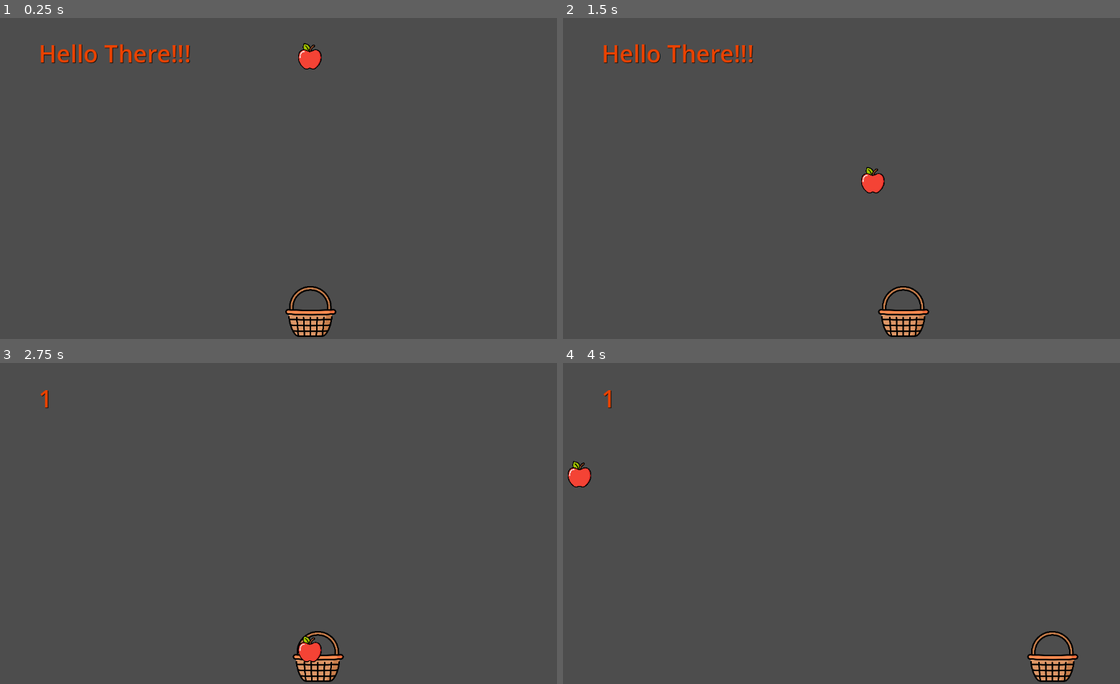
Above: before the commit, frames 1-4 (two rows, left to right).
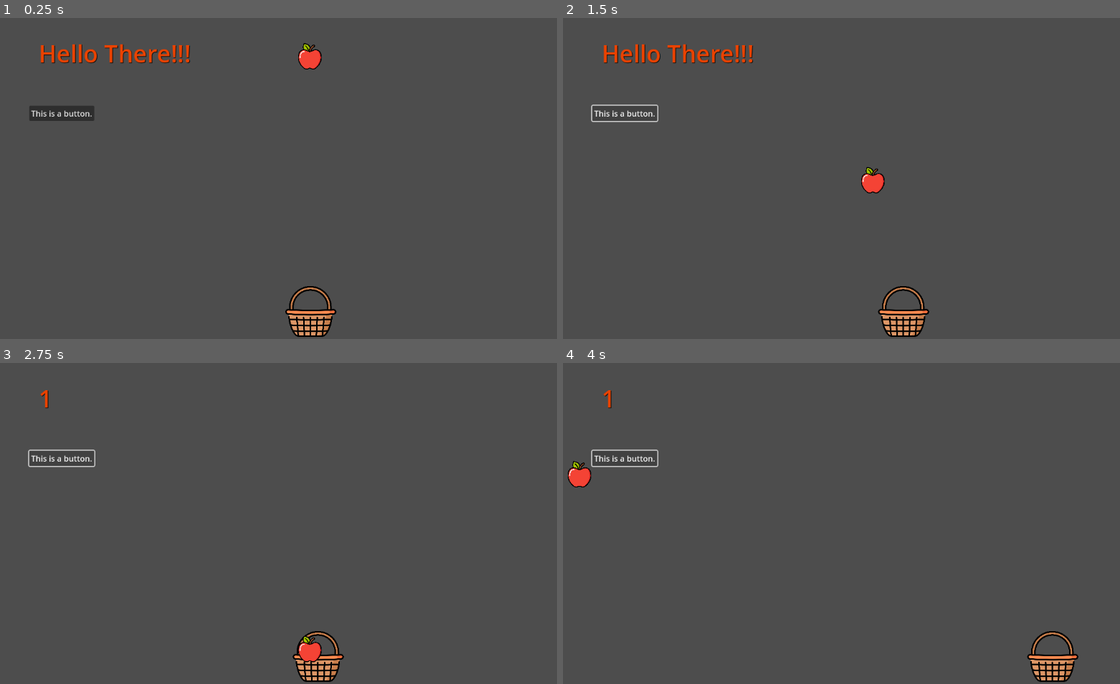
Above: after the commit, the same moments.

Repository: mchirsch/apple-basket
Game: Godot game, scene res://BetterApples.tscn
Two runs of this game, one before a commit and one after it. Both use one fixed random seed, a clock stepped at 60 frames per second and the inputs below.
Inputs (mouse positions are in pixels of both pictures, inside the frame that each line leads up to):
- Up to frame 1 (0.25 s): no input
- Up to frame 2 (1.5 s): click (624, 114) at 0.5 s, where only the run after the commit has a clickable "This is a button."; hold Right from 1.28 s (still down)
- Up to frame 3 (2.75 s): release Right at 2.03 s; hold Left from 2.03 s (still down)
- Up to frame 4 (4 s): release Left at 2.78 s; hold Right from 2.78 s (still down)

The runs differ from the first frame. In frame 1, 0.5% of the frame differs, in the area x 5-17%, y 27-33%; in frame 2, 0.2%; in frame 3, 0.2%; in frame 4, 0.2%.

Commit message:
added button, re-dist

Diff:
--- a/BetterApples.tscn
+++ b/BetterApples.tscn
@@ -1,9 +1,10 @@
-[gd_scene load_steps=7 format=3 uid="uid://uhb5fh3cahju"]
+[gd_scene load_steps=8 format=3 uid="uid://uhb5fh3cahju"]
 
 [ext_resource type="Script" uid="uid://bk1fkckd1wlru" path="res://better-basket.gd" id="1_jh2jp"]
 [ext_resource type="Texture2D" uid="uid://cwwrh0ws1ntbb" path="res://wicker-basket.png" id="2_fmegd"]
 [ext_resource type="Script" uid="uid://do4mhyp3jpo6m" path="res://better-apple.gd" id="3_uc65d"]
 [ext_resource type="Texture2D" uid="uid://b5od8lro1g2y0" path="res://apple.png" id="4_l6s4s"]
+[ext_resource type="Script" uid="uid://ddffo04u2lrcs" path="res://button.gd" id="5_fmegd"]
 
 [sub_resource type="CapsuleShape2D" id="CapsuleShape2D_jh2jp"]
 radius = 40.0
@@ -50,4 +51,13 @@
 theme_override_font_sizes/font_size = 48
 text = "Hello There!!!"
 
+[node name="Button" type="Button" parent="."]
+offset_left = 63.0
+offset_top = 177.0
+offset_right = 139.0
+offset_bottom = 208.0
+text = "This is a button."
+script = ExtResource("5_fmegd")
+
 [connection signal="body_entered" from="Basket" to="Basket" method="_on_body_entered"]
+[connection signal="pressed" from="Button" to="Basket" method="_on_button_pressed"]
--- a/better-basket.gd
+++ b/better-basket.gd
@@ -17,3 +17,7 @@
 	print("You're touching me!!!!!!")
 	score = score + 1 # score += 1
 	score_label.text = str(score)
+
+
+func _on_button_pressed() -> void:
+	print("button works.")
--- /dev/null
+++ b/button.gd
@@ -0,0 +1,11 @@
+extends Button
+
+
+# Called when the node enters the scene tree for the first time.
+func _ready() -> void:
+	pass # Replace with function body.
+
+
+# Called every frame. 'delta' is the elapsed time since the previous frame.
+func _process(delta: float) -> void:
+	pass
Not shown, added: button.gd.uid
Not shown, added: dist/index.apple-touch-icon.png.import
Not shown, added: dist/index.icon.png.import
Not shown, added: dist/index.png.import
Not shown, changed: dist/index.html
Not shown, changed: dist/index.pck
